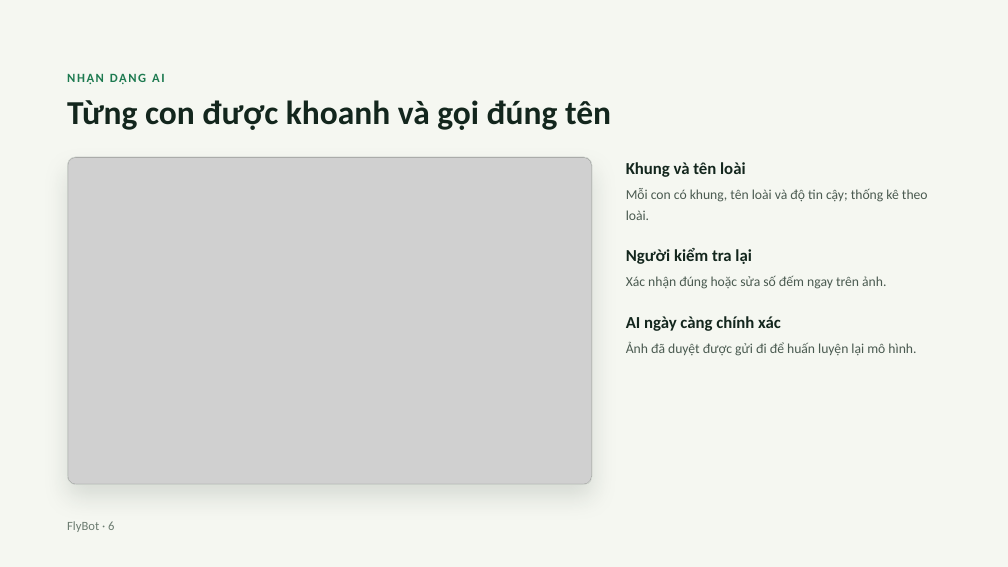
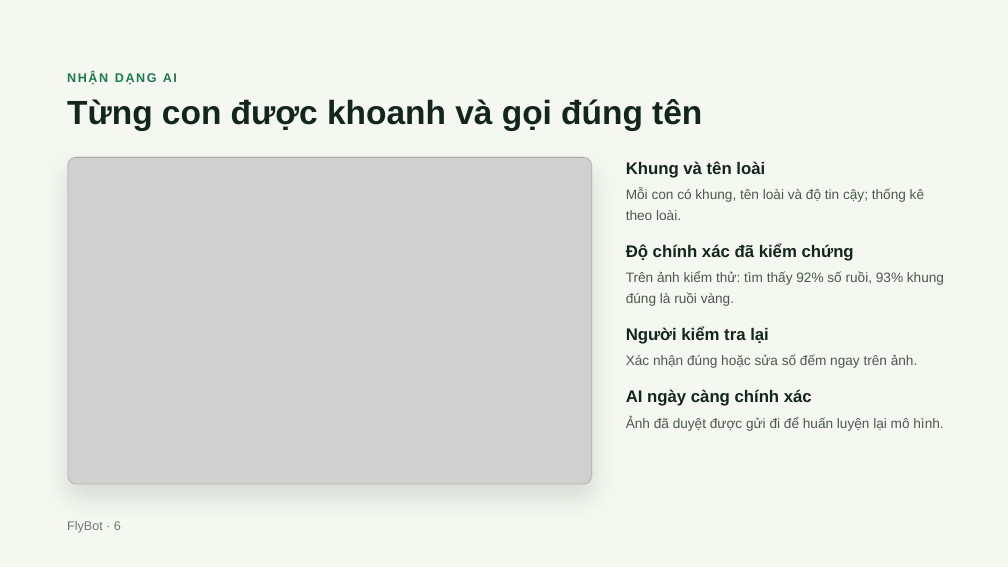
Before and after one commit to agrhub/flybot, a slide deck: slide 6 of FlyBot – Giới thiệu ứng dụng (link).pptx. Drawn at 1008x567 pixels with LibreOffice and Linux fonts; fonts in the diff are those of the drawing; grey boxes stand for pictures. Boxes give left, top, right and bottom in pixels: in the first picture for what was removed or moved away, otherwise in the second. Text is boxed around its words. In the diff, an @@ line names an element or a change of style, - is before the commit and + after.

```diff
--- a/FlyBot – Giới thiệu ứng dụng (link).pptx
+++ b/FlyBot – Giới thiệu ứng dụng (link).pptx
@@ text added at (626, 243, 854, 261), 16 pt, text #13261D, bold @@
+Độ chính xác đã kiểm chứng
@@ text added at (626, 271, 944, 306), 13 pt, text #4A5A50 @@
+Trên ảnh kiểm thử: tìm thấy 92% số ruồi, 93% khung đúng là ruồi vàng.
@@ text "Người kiểm tra lại": place and size @@
-text "Người kiểm tra lại" at (626, 248, 751, 264)
+text "Người kiểm tra lại" at (626, 326, 769, 344)
@@ font Calibri to Arial in 9 elements at (67, 72, 177, 85), (67, 99, 702, 131), (626, 161, 765, 178), (626, 188, 924, 220), (67, 521, 121, 533), (626, 389, 812, 406), (626, 417, 943, 431), (626, 326, 769, 344), (626, 354, 917, 368) @@
@@ text "Xác nhận đúng hoặc sửa ...": place and size @@
-text "Xác nhận đúng hoặc sửa ..." at (626, 276, 886, 289)
+text "Xác nhận đúng hoặc sửa ..." at (626, 354, 917, 368)
@@ text "AI ngày càng chính xác": place and size @@
-text "AI ngày càng chính xác" at (626, 316, 781, 331)
+text "AI ngày càng chính xác" at (626, 389, 812, 406)
@@ text "Ảnh đã duyệt được gửi ...": place and size @@
-text "Ảnh đã duyệt được gửi ..." at (626, 342, 916, 356)
+text "Ảnh đã duyệt được gửi ..." at (626, 417, 943, 431)
```
Also in this commit, not shown: 15 other slides changed, 3 other files.
